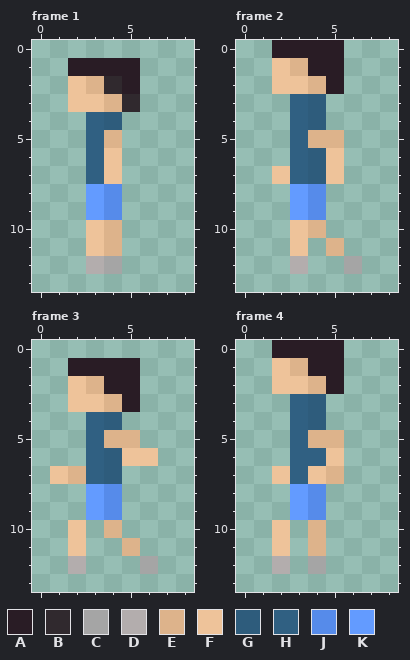
Two states of a pixel-art file, Assets/PersonalAssets/NPC/Day3/ManDayThreeIncorrectLeftWalk.aseprite. This is how it looked before the edit.
9x14 pixels, 10 frames. Shown: frame 1, frame 2, frame 3, frame 4. The commit also changed other frames, which this record leaves out.
Palette (. is transparent): A #291c25  B #30292e  C #a5a5a5  D #b3adad  E #ddb38b  F #eec39a  G #2e5c7c  H #306082  J #568bea  K #639bff
Now the later version:
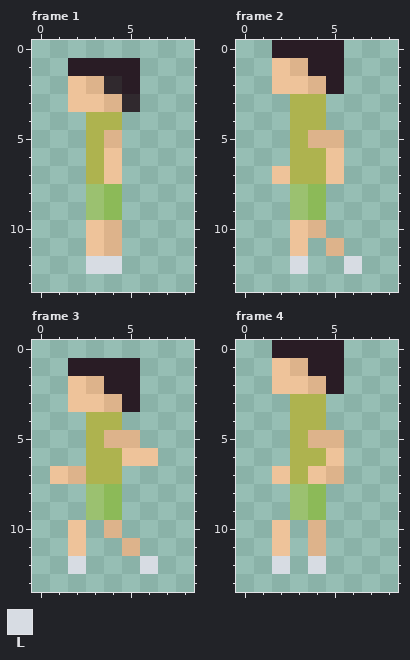
Colours new in this view: L #d7dce3
The commit says: Asset update Added new skins for NPCs on day 3
The exact change:
colour H: #306082 -> #aeb34f
colour J: #568bea -> #8cba58
colour K: #639bff -> #9bc170
Changed rows in their new state; - is a pixel that keeps its letter.
Frame 1:
first column x 4:
 4 H
first column x 3:
12 LL
Frame 2:
first column x 4:
 3 H
 4 H
 6 H
 7 H
first column x 3:
12 L--L
Frame 3:
first column x 4:
 4 H
 6 H
 7 H
first column x 2:
12 L---L
Frame 4:
first column x 4:
 3 H
 4 H
first column x 2:
12 L-L
Changed places in both pictures, as pixel boxes (x1, y1, x2, y2):
changed: (86, 112, 122, 274)
changed: (290, 94, 362, 274)
changed: (68, 412, 158, 574)
changed: (272, 394, 326, 574)
